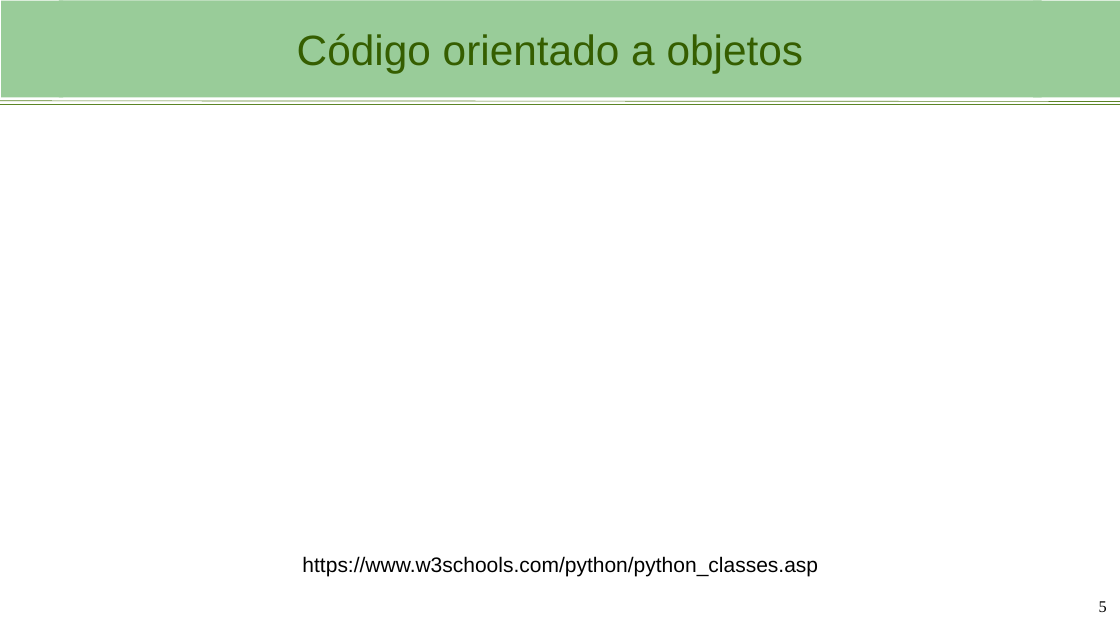
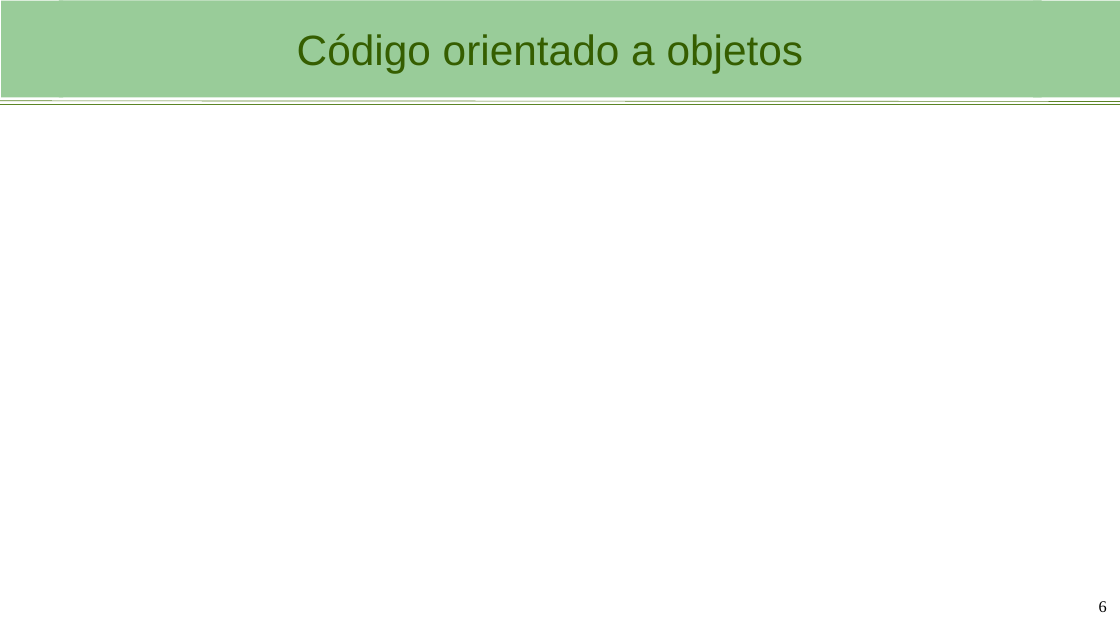
Before and after one commit to viniciusbrito1/progcart, a slide deck: slide 6 of aulas/Aula_3_Python_OOP.odp (slide 5 before the commit). Drawn at 1120x630 pixels with LibreOffice and Linux fonts; fonts in the diff are those of the drawing; background and template pictures are left out. Boxes give left, top, right and bottom in pixels: in the first picture for what was removed or moved away, otherwise in the second. Text is boxed around its words. In the diff, an @@ line names an element or a change of style, - is before the commit and + after.

```diff
--- a/aulas/Aula_3_Python_OOP.odp
+++ b/aulas/Aula_3_Python_OOP.odp
@@ text removed at (x1=302, y1=556, x2=818, y2=576) @@
-https://www.w3schools.com/python/python_classes.asp
@@ page number at (x1=1099, y1=601, x2=1107, y2=612): text changed @@
-5
+6
```
Also in this commit, not shown: 1 other slide changed, 1 slide added, 4 other files.
